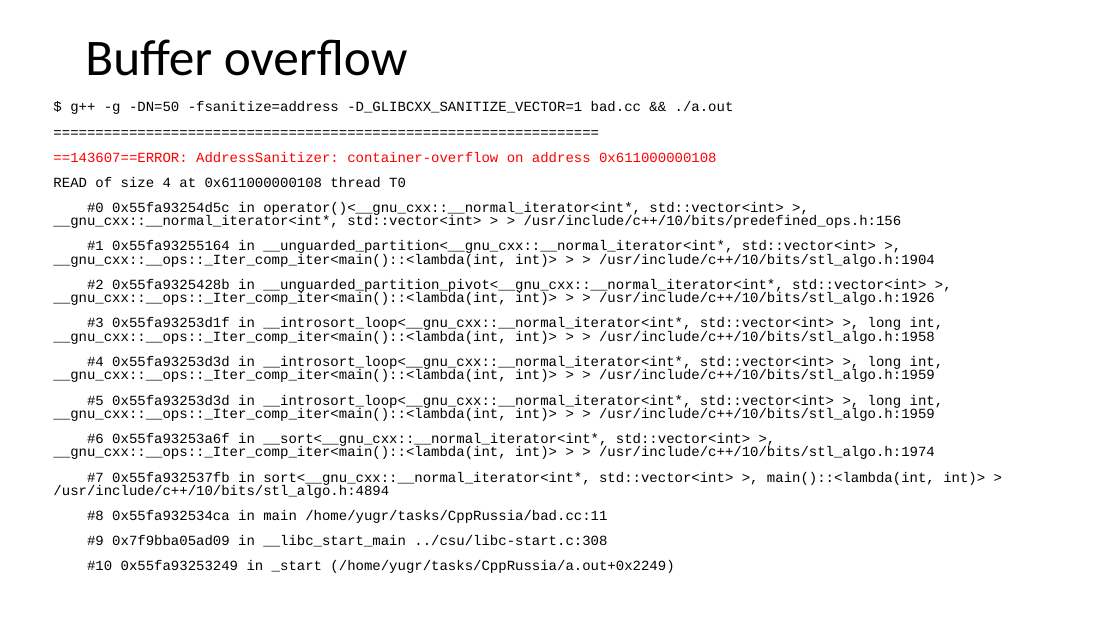
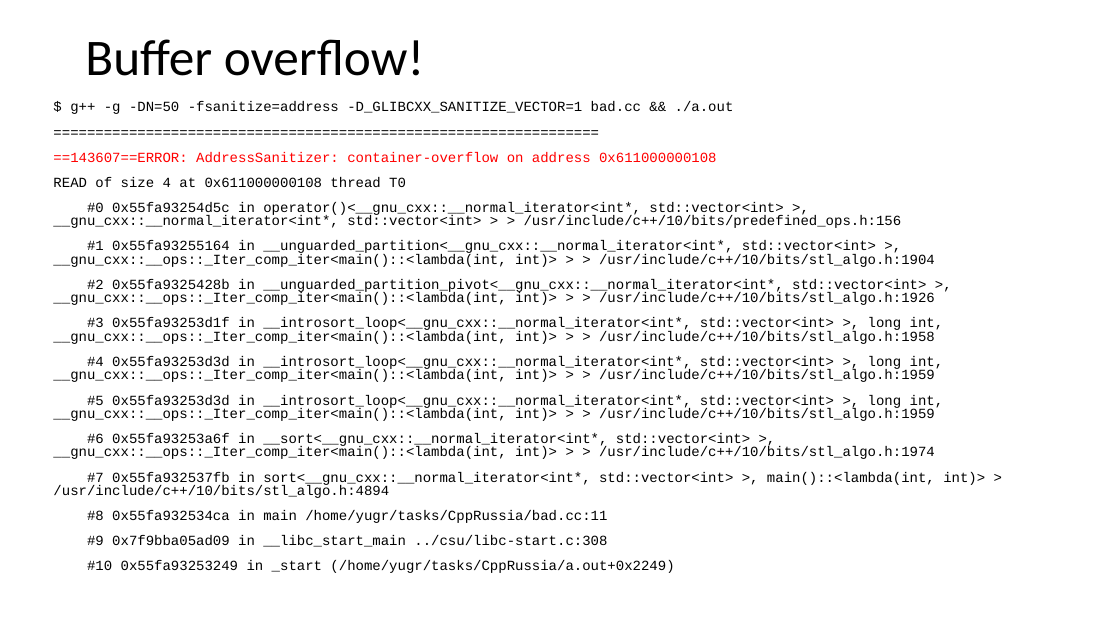
Before and after one commit to yugr/CppRussia, a slide deck: slide 7 of 2023/RU.pptx. Drawn at 1120x630 pixels with LibreOffice and Linux fonts; fonts in the diff are those of the drawing. Boxes give left, top, right and bottom in pixels: in the first picture for what was removed or moved away, otherwise in the second. Text is boxed around its words. In the diff, an @@ line names an element or a change of style, - is before the commit and + after.

```diff
--- a/2023/RU.pptx
+++ b/2023/RU.pptx
@@ title at box(85, 39, 424, 76): text changed @@
-Buffer overflow
+Buffer overflow!
```
Also in this commit, not shown: 1 other slide changed, 1 other file.
